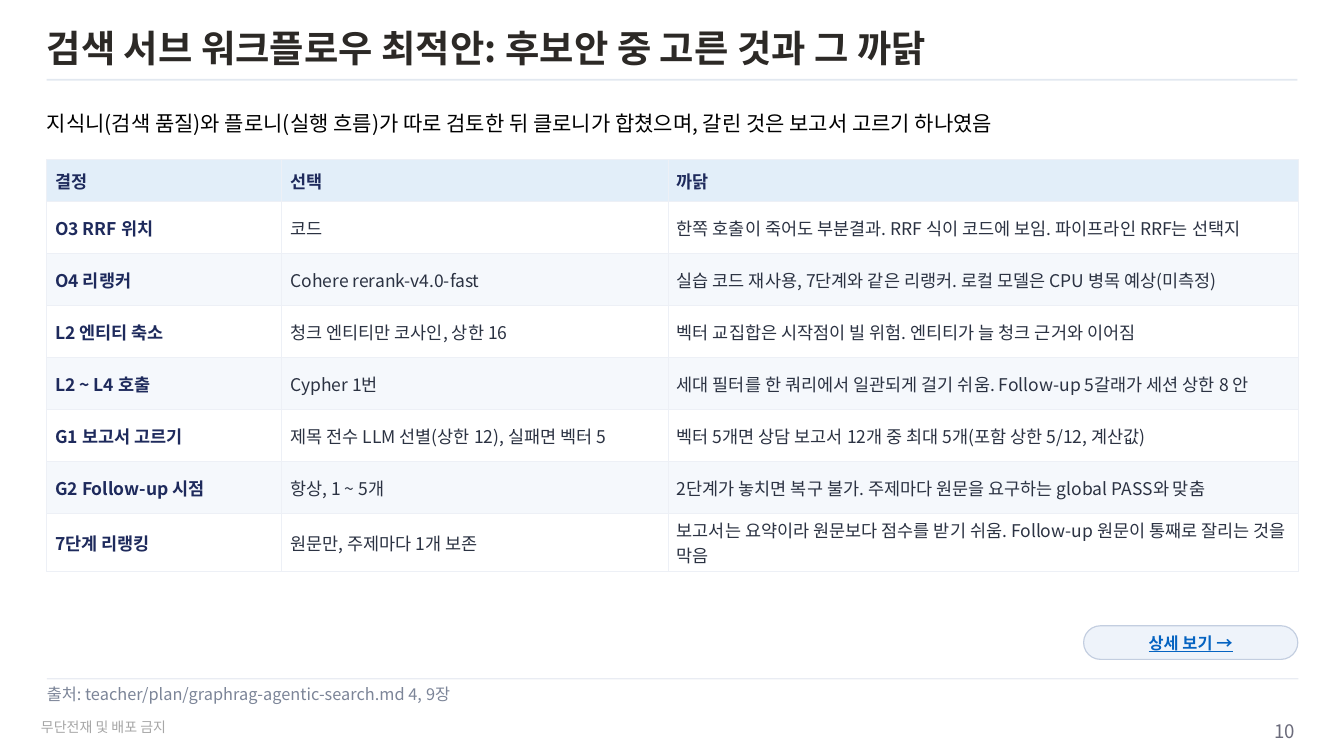
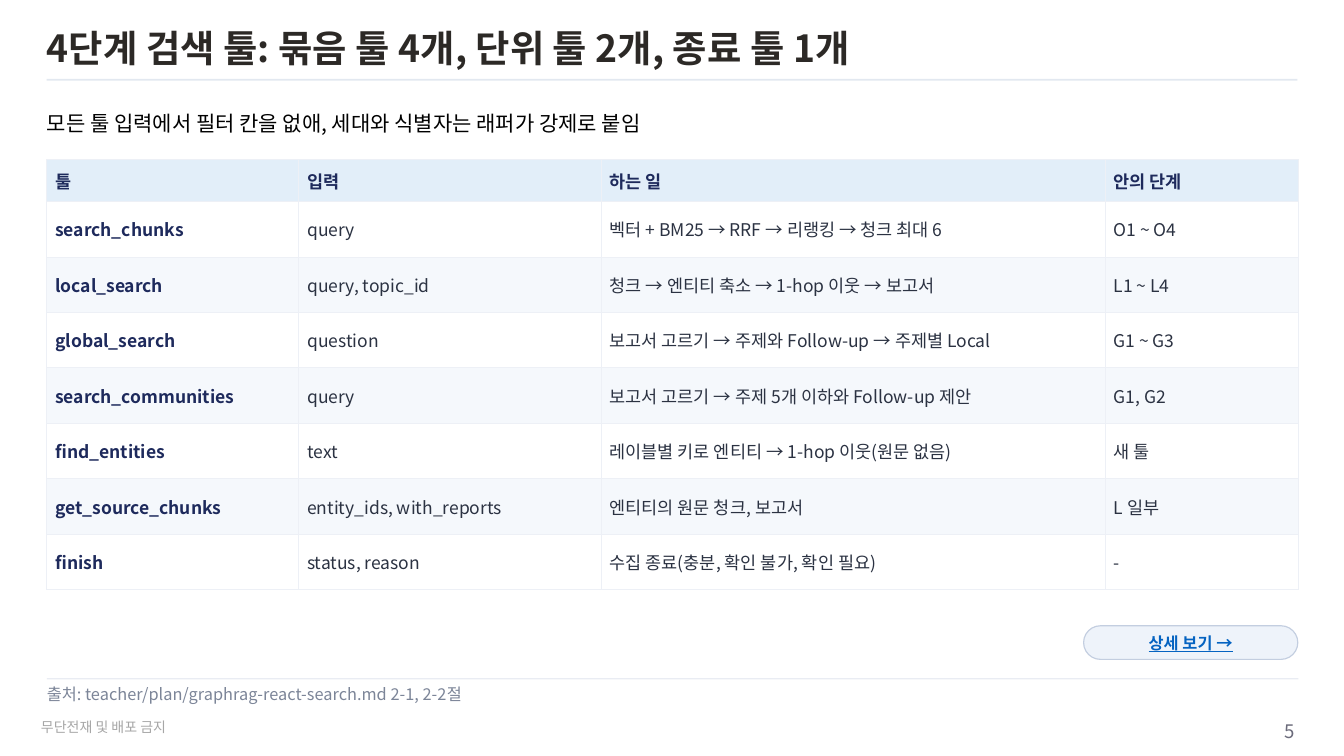
Before and after one commit to unicorn-campus/hybrid-ai, a slide deck: slide 5 of teacher/plan/graphrag-agentic-search.pptx (slide 10 before the commit). Drawn at 1344x756 pixels with LibreOffice and Linux fonts; fonts in the diff are those of the drawing. Boxes give left, top, right and bottom in pixels: in the first picture for what was removed or moved away, otherwise in the second. Text is boxed around its words. In the diff, an @@ line names an element or a change of style, - is before the commit and + after.

```diff
--- a/teacher/plan/graphrag-agentic-search.pptx
+++ b/teacher/plan/graphrag-agentic-search.pptx
@@ title at box(47, 30, 849, 70): text changed @@
-검색 서브 워크플로우 최적안: 후보안 중 고른 것과 그 까닭
+4단계 검색 툴: 묶음 툴 4개, 단위 툴 2개, 종료 툴 1개
@@ text at box(47, 113, 641, 135): text changed @@
-지식니(검색 품질)와 플로니(실행 흐름)가 따로 검토한 뒤 클로니가 합쳤으며, 갈린 것은 보고서 고르기 하나였음
+모든 툴 입력에서 필터 칸을 없애, 세대와 식별자는 래퍼가 강제로 붙임
@@ table at box(47, 160, 1299, 577) @@
-column 1: 결정 | O3 RRF 위치 | O4 리랭커 | L2 엔티티 축소 | L2 ~ L4 호출 | G1 보고서 고르기 | G2 Follow-up 시점 | 7단계 리랭킹
-column 2: 선택 | 코드 | Cohere rerank-v4.0-fast | 청크 엔티티만 코사인, 상한 16 | Cypher 1번 | 제목 전수 LLM 선별(상한 12), 실패면 벡터 5 | 항상, 1 ~ 5개 | 원문만, 주제마다 1개 보존
-column 3: 까닭 | 한쪽 호출이 죽어도 부분결과. RRF 식이 코드에 보임. 파이프라인 RRF는 선택지 | 실습 코드 재사용, 7단계와 같은 리랭커. 로컬 모델은 CPU 병목 예상(미측정) | 벡터 교집합은 시작점이 빌 위험. 엔티티가 늘 청크 근거와 이어짐 | 세대 필터를 한 쿼리에서 일관되게 걸기 쉬움. Follow-up 5갈래가 세션 상한 8 안 | 벡터 5개면 상담 보고서 12개 중 최대 5개(포함 상한 5/12, 계산값) | 2단계가 놓치면 복구 불가. 주제마다 원문을 요구하는 global PASS와 맞춤 | 보고서는 요약이라 원문보다 점수를 받기 쉬움. Follow-up 원문이 통째로 잘리는 것을 막음
+column 1: 툴 | search_chunks | local_search | global_search | search_communities | find_entities | get_source_chunks | finish
+column 2: 입력 | query | query, topic_id | question | query | text | entity_ids, with_reports | status, reason
+column 3: 하는 일 | 벡터 + BM25 → RRF → 리랭킹 → 청크 최대 6 | 청크 → 엔티티 축소 → 1-hop 이웃 → 보고서 | 보고서 고르기 → 주제와 Follow-up → 주제별 Local | 보고서 고르기 → 주제 5개 이하와 Follow-up 제안 | 레이블별 키로 엔티티 → 1-hop 이웃(원문 없음) | 엔티티의 원문 청크, 보고서 | 수집 종료(충분, 확인 불가, 확인 필요)
+column 4: 안의 단계 | O1 ~ O4 | L1 ~ L4 | G1 ~ G3 | G1, G2 | 새 툴 | L 일부 | -
@@ text at box(47, 686, 462, 704): text changed @@
-출처: teacher/plan/graphrag-agentic-search.md 4, 9장
+출처: teacher/plan/graphrag-react-search.md 2-1, 2-2절
@@ page number at box(1284, 724, 1294, 738): text changed @@
-10
+5
```
Also in this commit, not shown: 8 other slides changed, 4 slides added, 2 slides removed, 3 other files.
